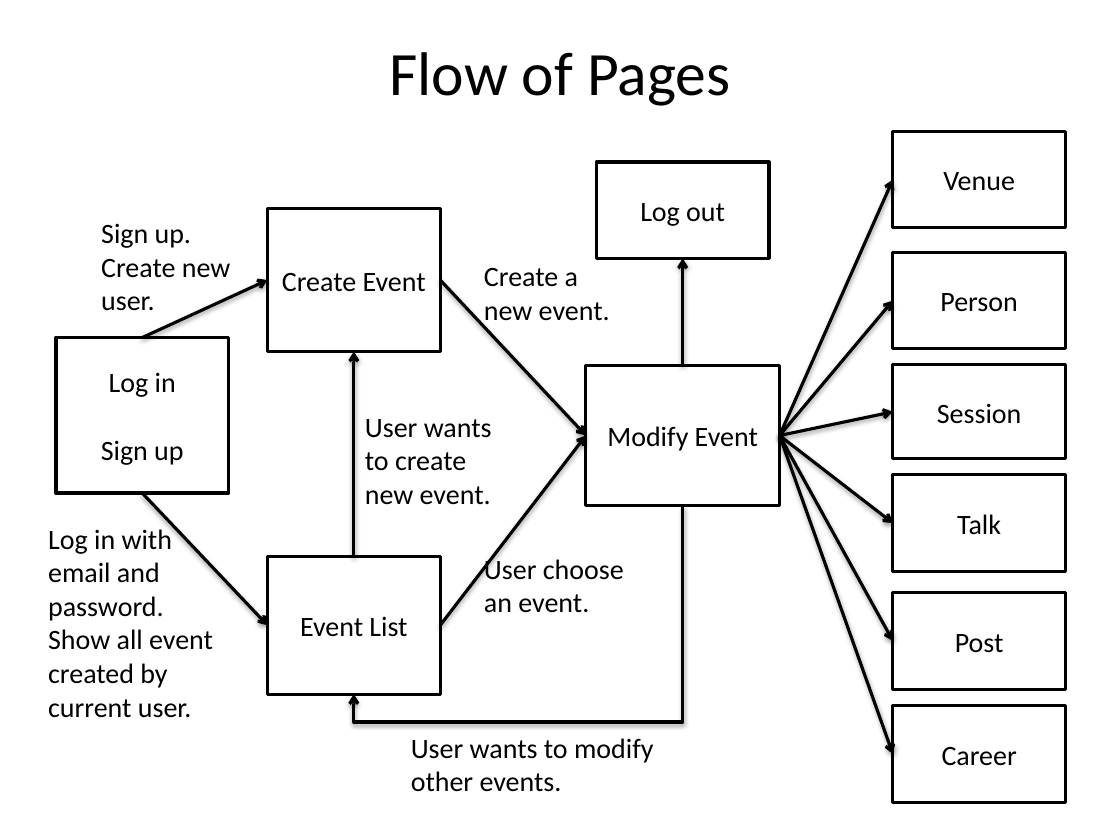
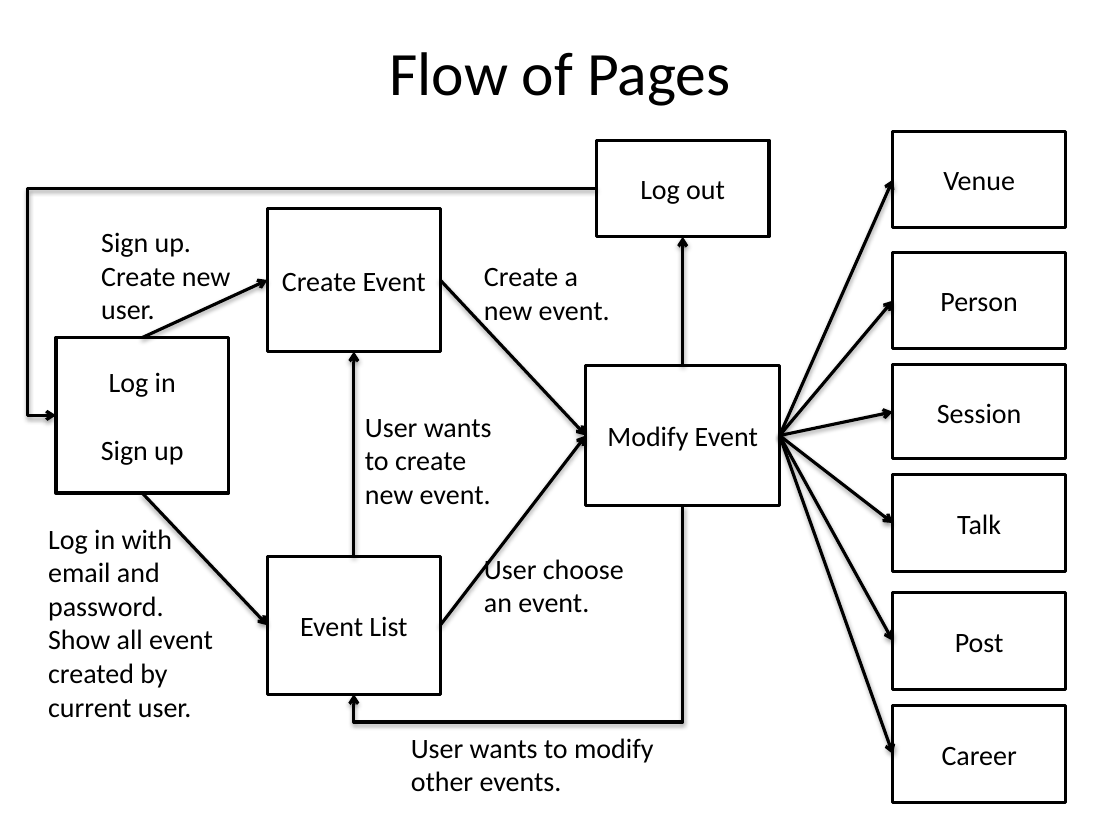
Before and after one commit to jan0054/colloquium.me-dev, a slide deck: slide 2 of web_source/cmmathweb 2.pptx. Drawn at 1120x840 pixels with LibreOffice and Linux fonts; fonts in the diff are those of the drawing. Boxes give left, top, right and bottom in pixels: in the first picture for what was removed or moved away, otherwise in the second. Text is boxed around its words. In the diff, an @@ line names an element or a change of style, - is before the commit and + after.

Commit message:
web flow

```diff
--- a/web_source/cmmathweb 2.pptx
+++ b/web_source/cmmathweb 2.pptx
@@ rectangle "Log out": place and size @@
-rectangle "Log out" at <box>596,162,768,259</box>
+rectangle "Log out" at <box>596,140,768,236</box>
@@ elbow arrow added from (596, 188) to (56, 416), #000000 2 pt @@
@@ text "Sign up.": place and size @@
-text "Sign up." at <box>101,223,230,311</box>
+text "Sign up." at <box>101,232,230,320</box>
@@ arrow moved from (683, 365) - (683, 259) to (683, 365) - (683, 236) @@
```
Also in this commit, not shown: 9 other slides changed.
